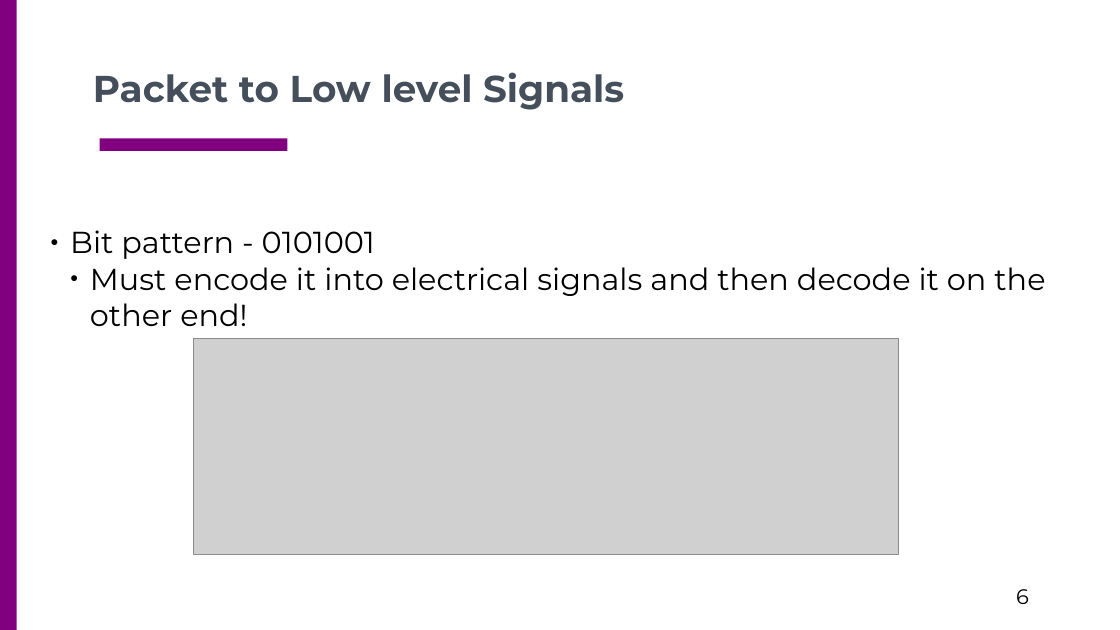
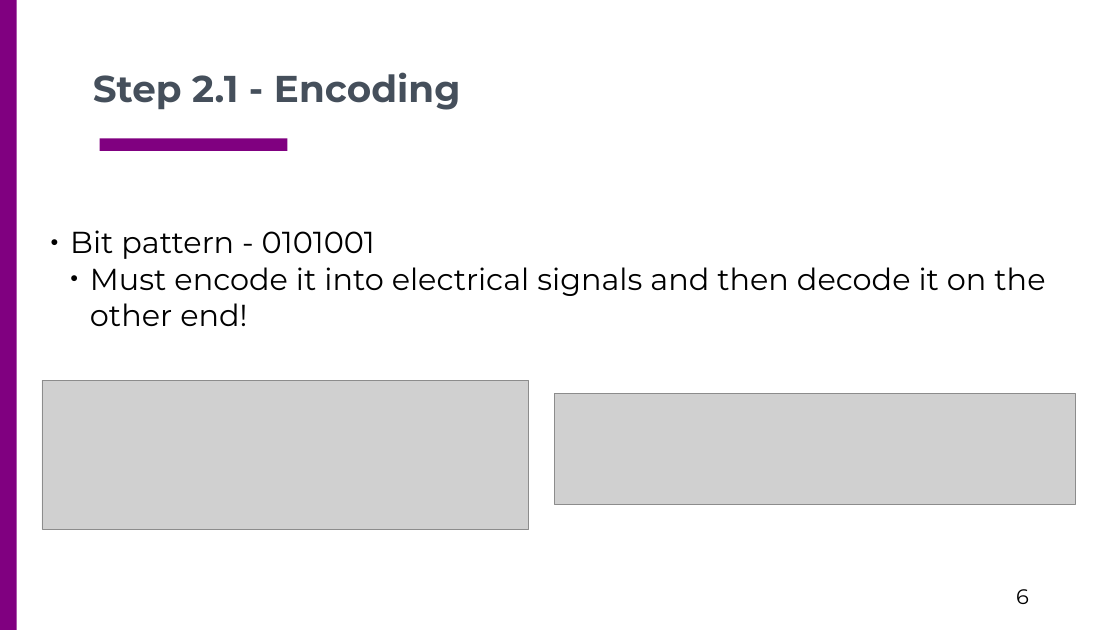
Before and after one commit to csc4200/csc4200.github.io, a slide deck: slide 6 of docs/lectures_source/class_slides-3.odp. Drawn at 1120x630 pixels with LibreOffice and Linux fonts; fonts in the diff are those of the drawing; grey boxes stand for pictures. Boxes give left, top, right and bottom in pixels: in the first picture for what was removed or moved away, otherwise in the second. Text is boxed around its words. In the diff, an @@ line names an element or a change of style, - is before the commit and + after.

```diff
--- a/docs/lectures_source/class_slides-3.odp
+++ b/docs/lectures_source/class_slides-3.odp
@@ text at [93, 72, 460, 110]: text changed @@
-Packet to Low level Signals
+Step 2.1 - Encoding
@@ picture added at [42, 380, 529, 529] @@
@@ picture: place and size @@
-picture at [193, 339, 899, 555]
+picture at [555, 394, 1075, 504]
```
Also in this commit, not shown: 8 other slides changed, 14 slides added, 8 slides removed, 11 other files.
